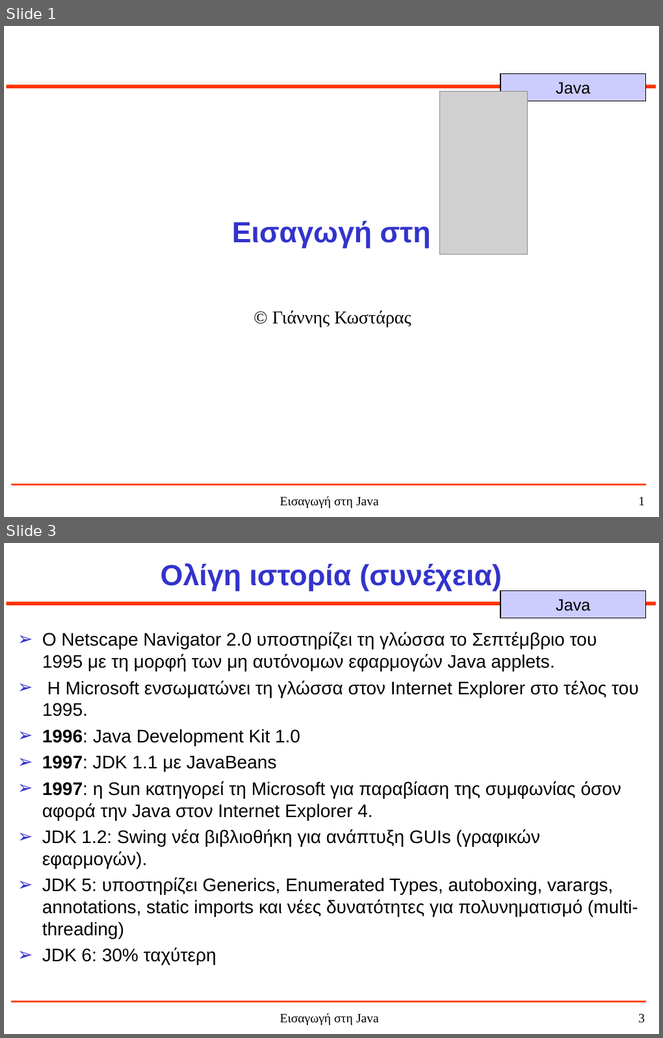
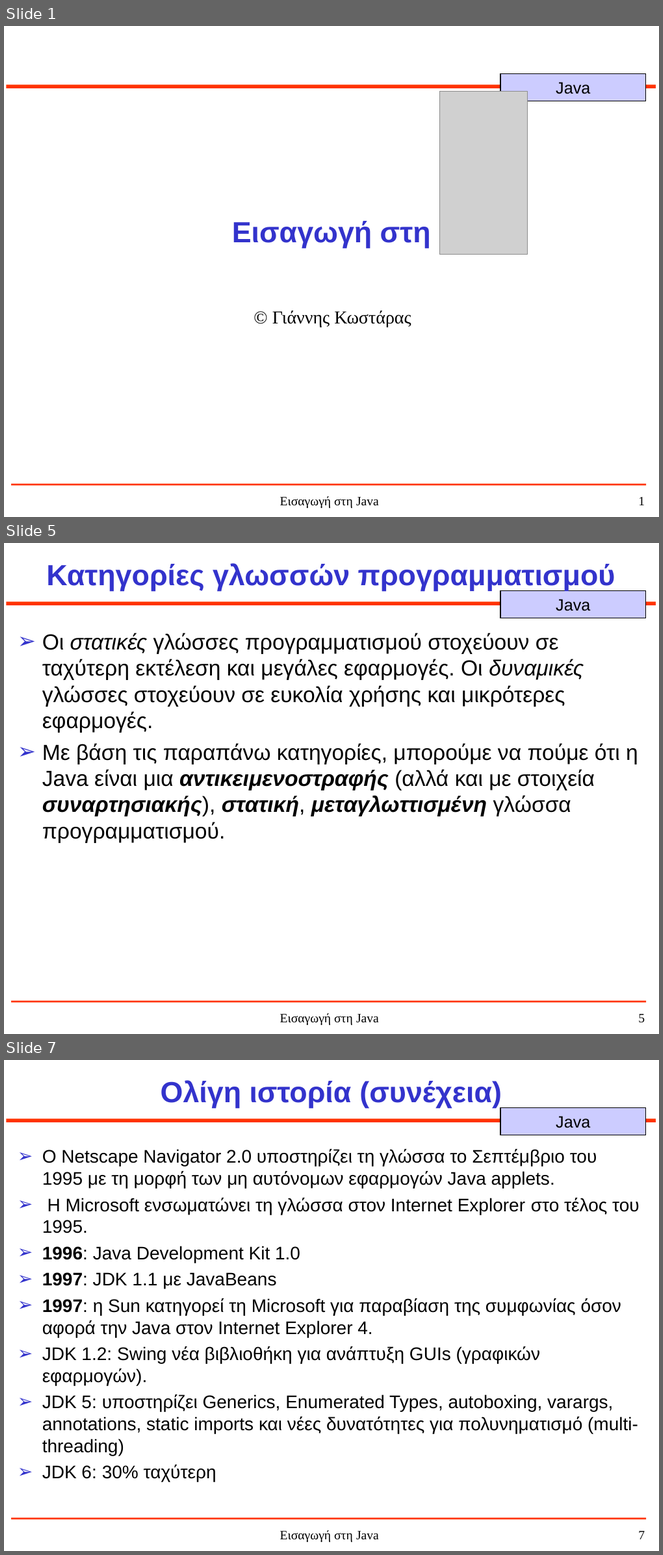
Before and after one commit to jkost/jkost.github.io, a slide deck: Java/slides/1-JavaHistory.ppt. Shown one above the other, each under a label of ours: slides 1 and 3 before the commit, slides 1, 5 and 7 after it; the slides between them are not shown. The pictures are 663x1038 and 663x1555 pixels, drawn with LibreOffice and Linux fonts; fonts in the diff are those of the drawing; grey boxes stand for pictures. Boxes give left, top, right and bottom in pixels: in the first picture for what was removed or moved away, otherwise in the second. Text is boxed around its words. In the diff, an @@ line names an element or a change of style, - is before the commit and + after.

```diff
--- a/Java/slides/1-JavaHistory.ppt
+++ b/Java/slides/1-JavaHistory.ppt
@@ slide 5 added at box(4, 543, 659, 1034), background #FFFFFF; not listed: 5 template elements that a slide beside it also shows @@
@@ title added at box(46, 563, 616, 591), 32 pt, text #3333CC, bold @@
+Κατηγορίες γλωσσών προγραμματισμού
@@ text added at box(42, 633, 638, 843), 24 pt, text #000000 @@
+➢ Οι στατικές γλώσσες προγραμματισμού στοχεύουν σε ταχύτερη εκτέλεση και μεγάλες εφαρμογές. Οι δυναμικές γλώσσες στοχεύουν σε ευκολία χρήσης και μικρότερες εφαρμογές.
+➢ Με βάση τις παραπάνω κατηγορίες, μπορούμε να πούμε ότι η Java είναι μια αντικειμενοστραφής (αλλά και με στοιχεία συναρτησιακής), στατική, μεταγλωττισμένη γλώσσα προγραμματισμού.
@@ what was slide 3 is now slide 7 @@
@@ page number at box(638, 1531, 645, 1540): text changed @@
-3
+7
```
Also in this commit, not shown: 4 slides changed, 3 other slides added, 3 other files.
